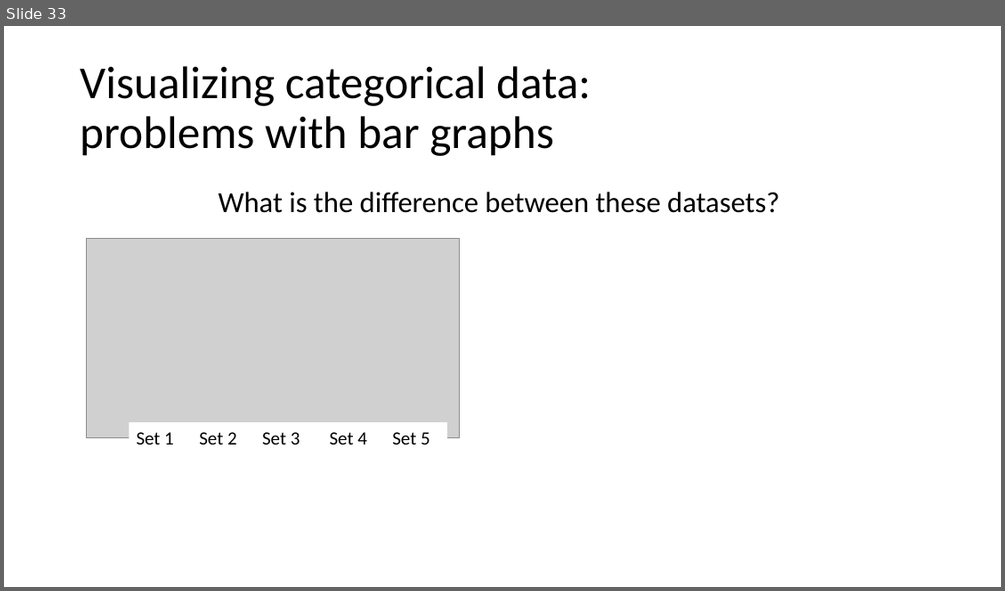
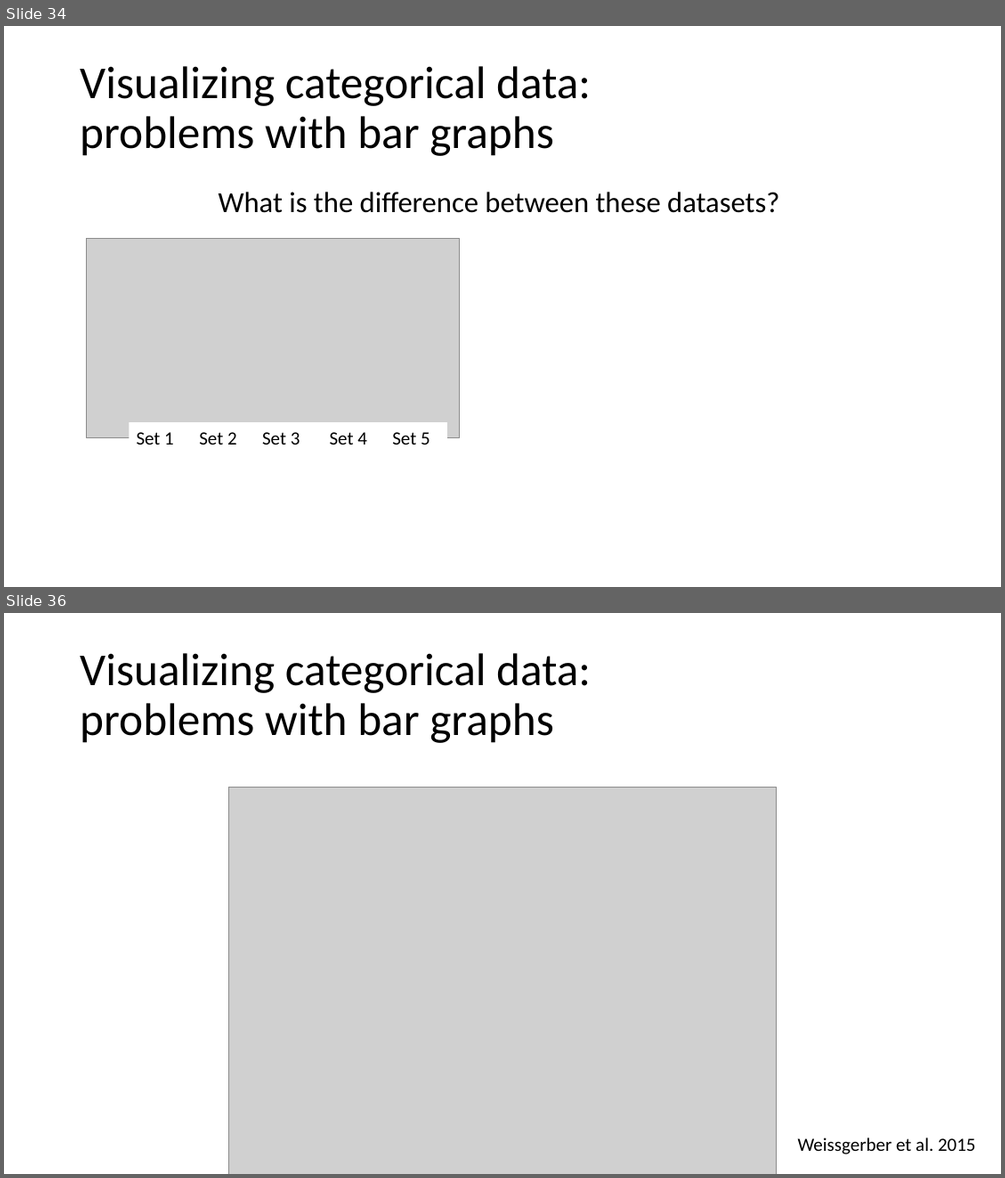
Before and after one commit to hahnp13/Workshops, a slide deck: Slides and materials/ppt files and materials/DataViz.pptx. Shown one above the other, each under a label of ours: slide 33 before the commit, slides 34 and 36 after it; the slides between them are not shown. The pictures are 1005x591 and 1005x1178 pixels, drawn with LibreOffice and Linux fonts; fonts in the diff are those of the drawing; grey boxes stand for pictures. Boxes give left, top, right and bottom in pixels: in the first picture for what was removed or moved away, otherwise in the second. Text is boxed around its words. In the diff, an @@ line names an element or a change of style, - is before the commit and + after.

```diff
--- a/Slides and materials/ppt files and materials/DataViz.pptx
+++ b/Slides and materials/ppt files and materials/DataViz.pptx
@@ slide 36 added at (4, 613, 1001, 1174), background #FFFFFF @@
@@ text added at (80, 653, 591, 743), 44 pt, text #000000 @@
+Visualizing categorical data:
+problems with bar graphs
@@ picture added at (228, 787, 777, 1174) @@
@@ text added at (798, 1137, 976, 1154), 18 pt, text #000000 @@
+Weissgerber et al. 2015
@@ what was slide 33 is now slide 34 @@
```
Also in this commit, not shown: 5 slides changed, 3 other slides added, 1 slide removed.
